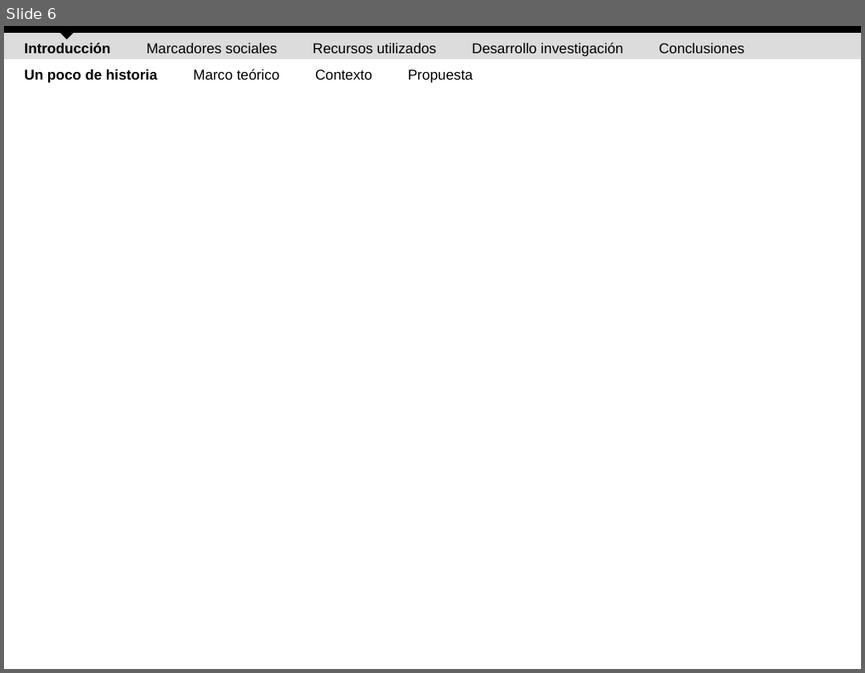
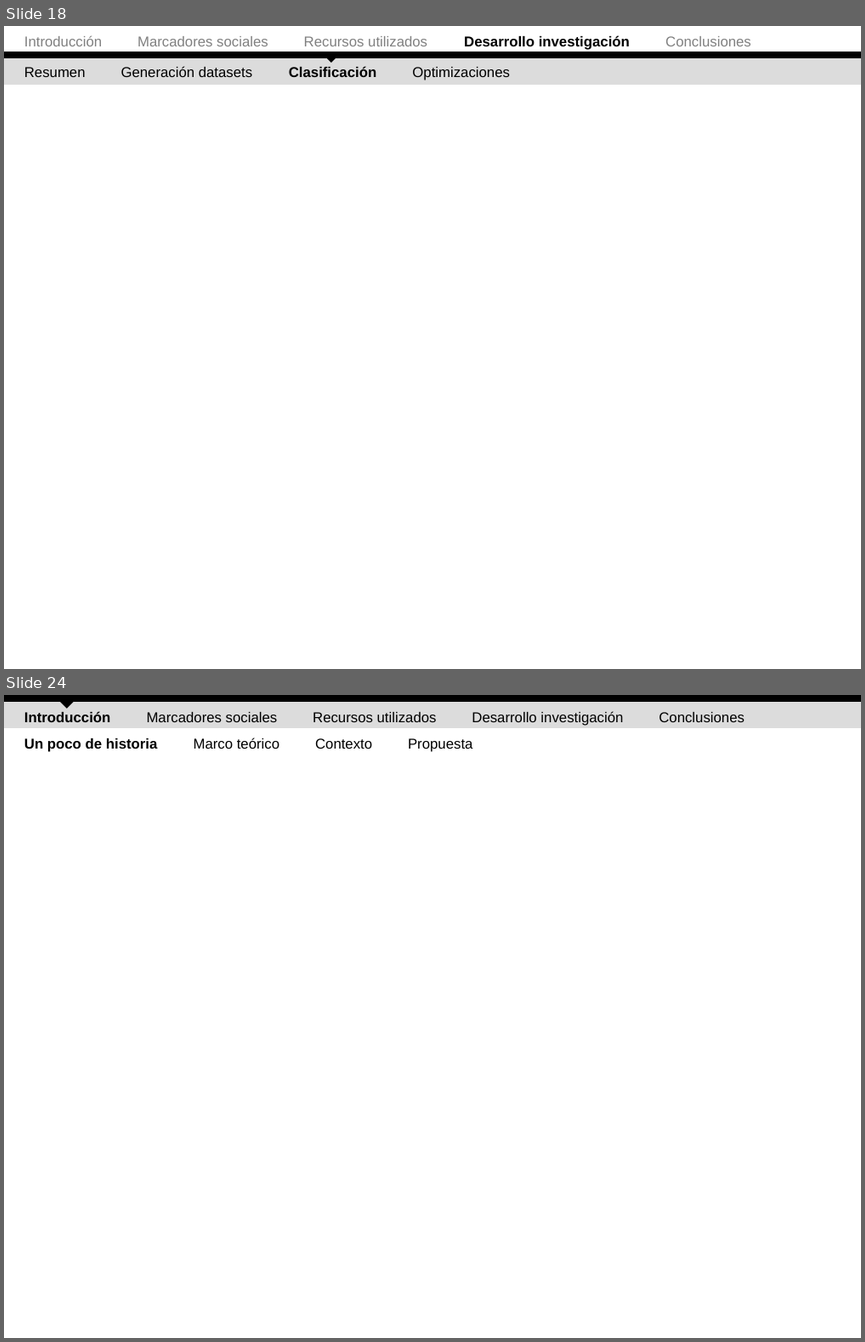
Before and after one commit to ak907kenai/nicotournetesis, a slide deck: docs_trunk/Presentación Tesis (UI nueva).ppt. Shown one above the other, each under a label of ours: slide 6 before the commit, slides 18 and 24 after it; the slides between them are not shown. The pictures are 865x673 and 865x1342 pixels, drawn with LibreOffice and Linux fonts; fonts in the diff are those of the drawing. Boxes give left, top, right and bottom in pixels: in the first picture for what was removed or moved away, otherwise in the second. Text is boxed around its words. In the diff, an @@ line names an element or a change of style, - is before the commit and + after.

```diff
--- a/docs_trunk/Presentación Tesis (UI nueva).ppt
+++ b/docs_trunk/Presentación Tesis (UI nueva).ppt
@@ slide 18 added at (4,26,861,669), background #FFFFFF @@
@@ text added at (24,35,751,50), 12 pt, text #808080 @@
+Introducción Marcadores sociales Recursos utilizados Desarrollo investigación Conclusiones
@@ right triangle added at (322,44,341,63), fill #000000 @@
@@ rectangle added at (4,57,861,86), fill #DCDCDC @@
@@ rectangle added at (4,52,861,58), fill #000000 @@
@@ text added at (24,66,510,80), 12 pt, text #000000 @@
+Resumen Generación datasets Clasificación Optimizaciones
@@ what was slide 6 is now slide 24 @@
```
Also in this commit, not shown: 2 slides changed, 17 other slides added, 1 other file.
